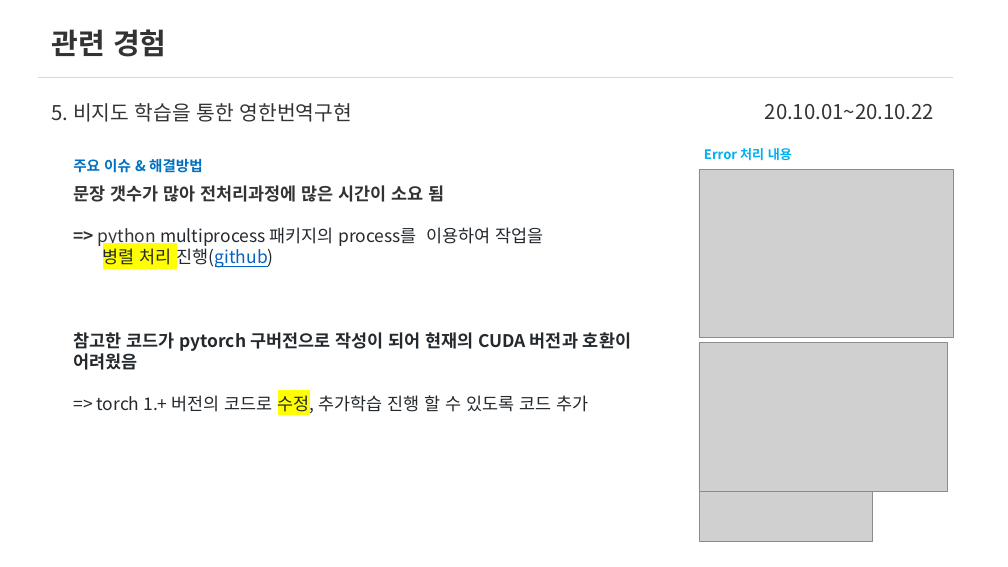
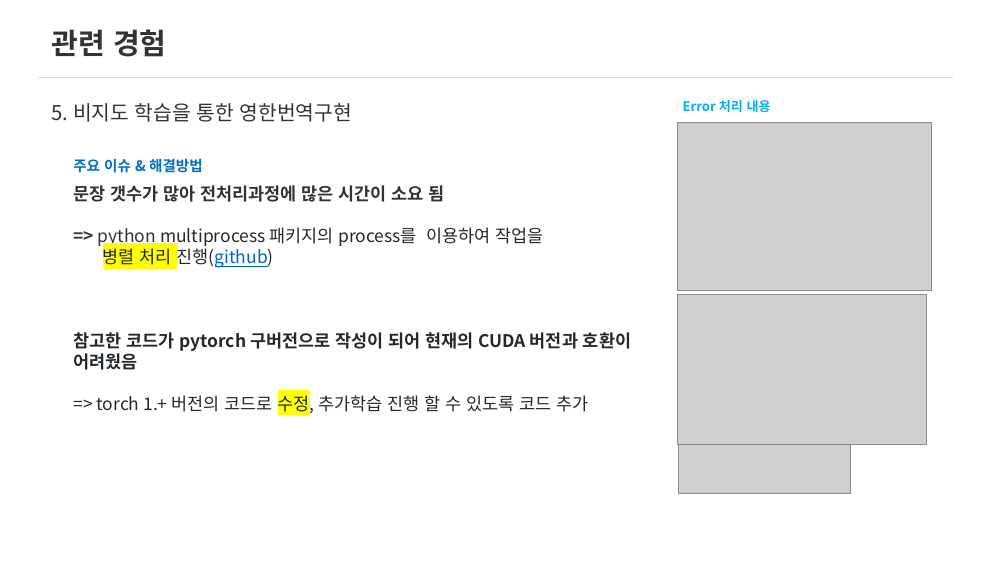
Before and after one commit to Changyoon-Lee/portfolio, a slide deck: slide 19 of 포트폴리오.pptx. Drawn at 1008x567 pixels with LibreOffice and Linux fonts; fonts in the diff are those of the drawing; grey boxes stand for pictures. Boxes give left, top, right and bottom in pixels: in the first picture for what was removed or moved away, otherwise in the second. Text is boxed around its words. In the diff, an @@ line names an element or a change of style, - is before the commit and + after.

```diff
--- a/포트폴리오.pptx
+++ b/포트폴리오.pptx
@@ 2 pictures, 1 text: place and size @@
-2 pictures, 1 text at bbox=[699, 148, 947, 541]
+2 pictures, 1 text at bbox=[677, 100, 926, 494]
@@ text removed at bbox=[765, 104, 934, 119] @@
-20.10.01~20.10.22
@@ picture: place and size @@
-picture at bbox=[699, 170, 953, 338]
+picture at bbox=[677, 122, 932, 290]
```
Also in this commit, not shown: 18 other slides changed, 3 other files.
